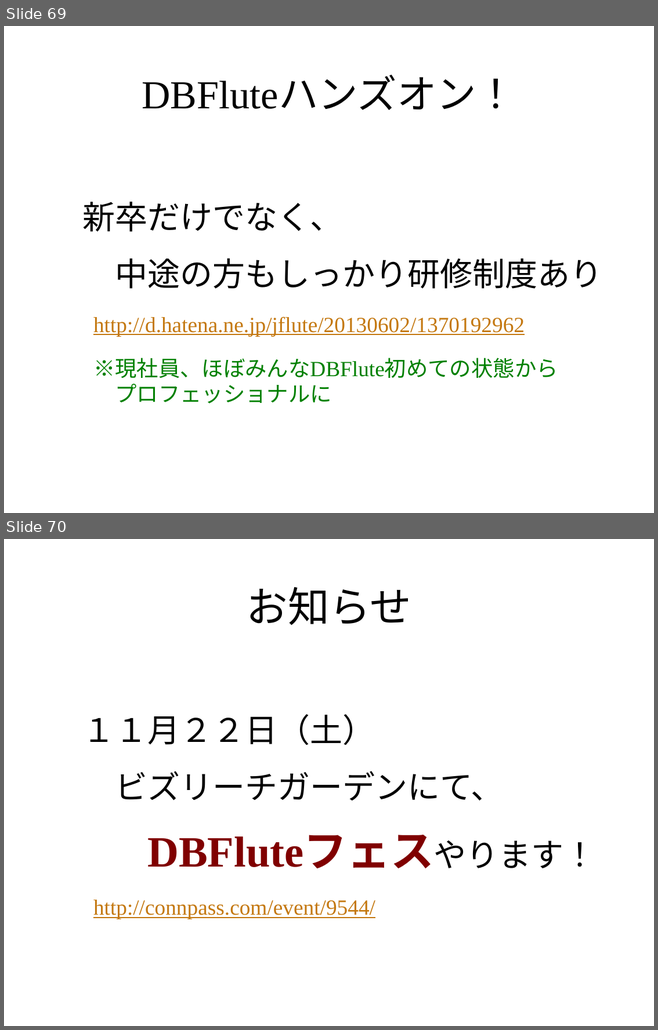
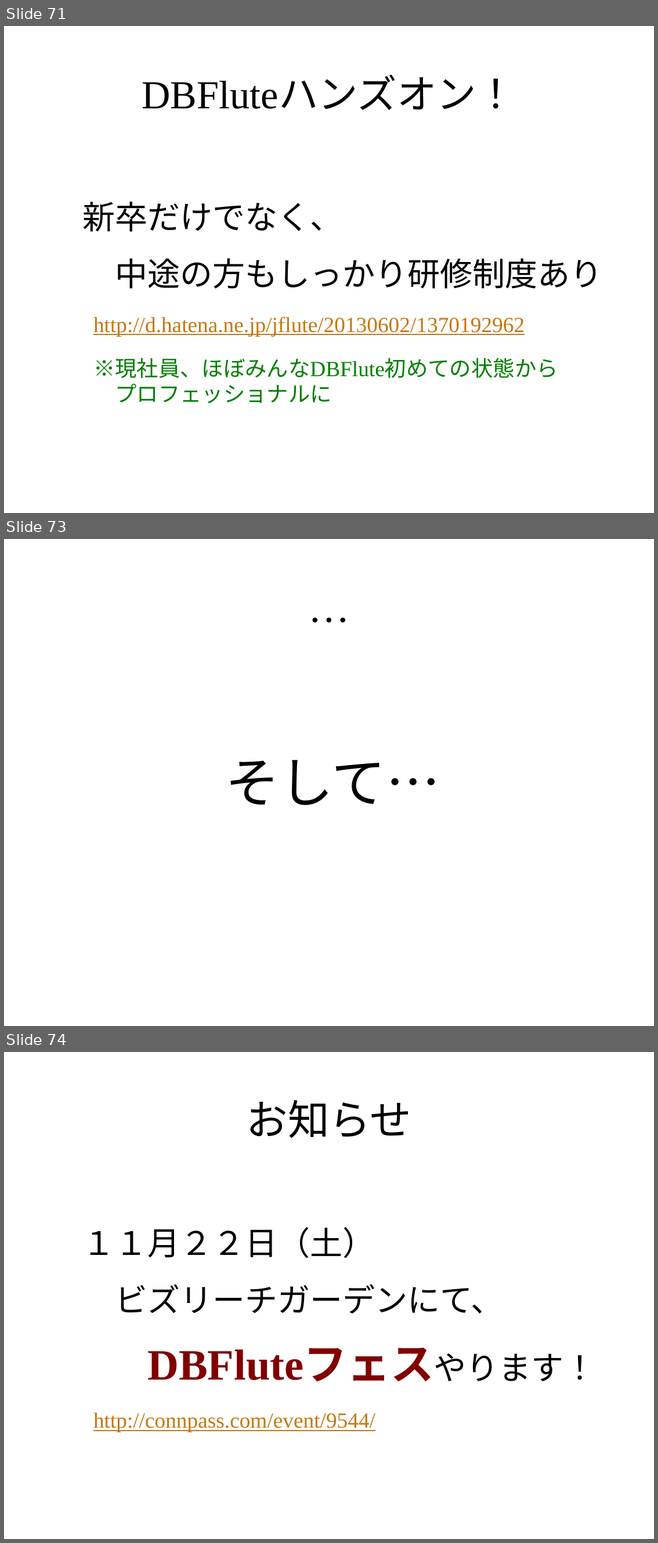
Before and after one commit to seasarorg/dbflute-office, a slide deck: dbflute-backstage/misc/session/jjug/jjug-bizreach-dbflute.pptx. Shown one above the other, each under a label of ours: slides 69 and 70 before the commit, slides 71, 73 and 74 after it; the slides between them are not shown. The pictures are 658x1030 and 658x1543 pixels, drawn with LibreOffice and Linux fonts; fonts in the diff are those of the drawing; background and template pictures are left out. Boxes give left, top, right and bottom in pixels: in the first picture for what was removed or moved away, otherwise in the second. Text is boxed around its words. In the diff, an @@ line names an element or a change of style, - is before the commit and + after.

```diff
--- a/dbflute-backstage/misc/session/jjug/jjug-bizreach-dbflute.pptx
+++ b/dbflute-backstage/misc/session/jjug/jjug-bizreach-dbflute.pptx
@@ slide 73 added at box(4, 539, 654, 1026), background picture (left out) @@
@@ title added at box(69, 575, 589, 636), 46 pt, text #000000 @@
+…
@@ text added at box(225, 760, 440, 805), 60 pt, text #000000 @@
+そして…
@@ what was slide 69 is now slide 71 @@
@@ what was slide 70 is now slide 74 @@
```
Also in this commit, not shown: 1 slide changed, 4 other slides added.
